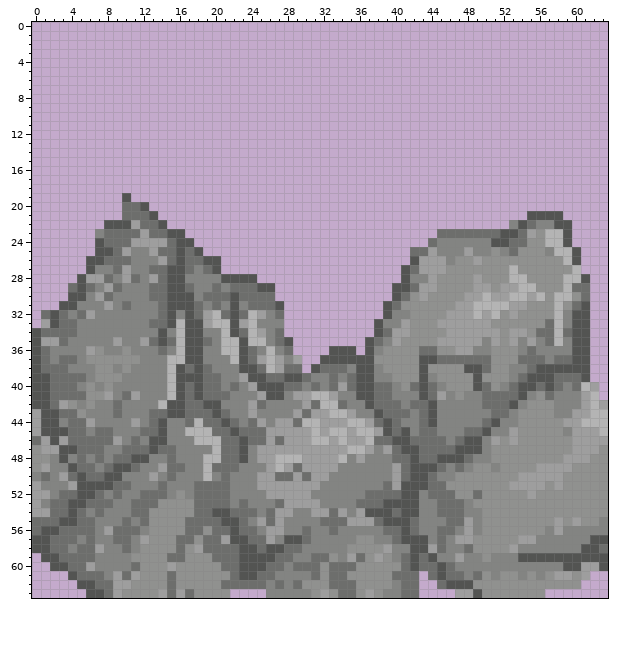
Two versions of one pixel-art sprite, src/resources/sprites/Rocks/roccia2.png. Above: the version before the commit.
The file is 64x64 pixels.
After the commit:
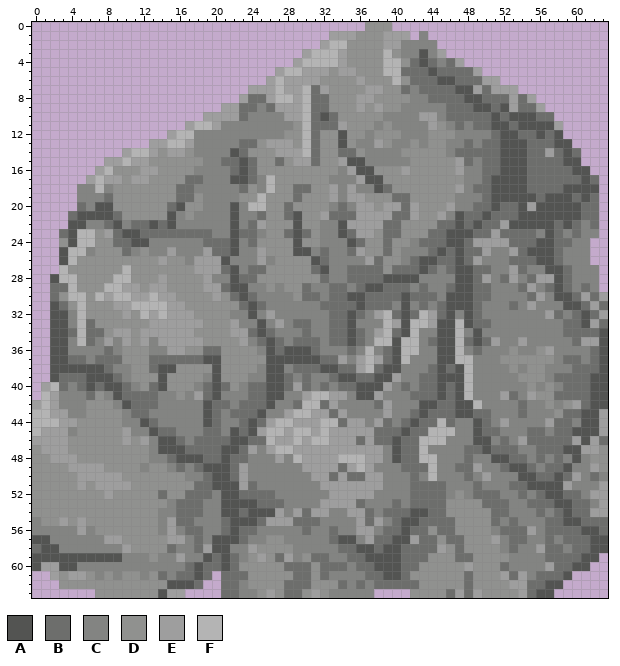
Palette (. is transparent): A #535452  B #6d6e6c  C #838482  D #90918f  E #9e9e9e  F #b4b4b4
Difference:
Changed rows in their new state; - is an unchanged pixel.
first column x 0:
 0 -------------------------------------DDD------------------------
 1 ---------------------------------EEEDDDEEE-C--------------------
 2 --------------------------------EFFDDDDEECCCC-------------------
 3 ------------------------------EFFFEDDDDFDCCACE------------------
 4 -----------------------------EFFFFEDDDDFFDBABCBE----------------
 5 ---------------------------EFFEEEDEEDDDFFBBBABBBBE--------------
 6 --------------------------EFEEEEDDDDEDDDFDBBBAABBBEE------------
 7 ------------------------EEEFEEFBEDDDDEEDDBCBBBBAAEBEEE----------
 8 -----------------------EBBEFFEFBBDDDEEDDDDCCBBBBAABBBEBE--------
 9 ---------------------EEBBCBEEEFBBDDDEDEDDCCCCCBBBAABAEBBE-------
10 -------------------EEEEBCCCCEEFBABDDDDDCCCCEECBBBBBABAAABB------
11 -----------------EFFECCCCCCCCDFBBBEDDDCDCCCCEDCBCBBAABAAAAE-----
12 ---------------EFFCCCCCCCCCCDDFBDDADDCDDDCCCDDDCCCCBAABBABA-----
13 -------------EEFFECCCCCBBDEEEDFBDDADCCEDCCDCDDCCBCBBAAABBBAA----
14 ----------EFFEDEEDCCCCABDDDEEEFBDDBBDCCCCDDDDDCBBBBBAAABBEBAB---
15 --------EEFEEDDDDDDCCBBABDDBDEEBDDEAACCCCCDDDDDEBCBBAAABBBBAA---
16 -------EFDDDEEDDDDCCCCBABDDDDDDDDDCEAADDDEDDDDDECCBBAAABBBBBAA--
17 ------EFEEDEEDDDDBBCCCAABCFDDDDDDCCCEAADDDDDDDDDCCBAAAABBBBBBAB-
18 -----CCFCDDDDDDDBBCCCCCBDCFDDBBDDECECCABDDDDDDDECBBAAAABBBBAAAA-
19 -----CCCBDDDDDDDBBDCCCCDDFDDDBDDDECEEDDDBBDDDDDCCCBAAAAABAAABAB-
20 -----BCAADDDDDDBADDCCCACFFDDBDDDDCBCEEDEEBEDDDECCBBABBAEAAAAABB-
21 ----BAAAABDDDDDACDCCCCACCBDDBADDEBBBEEEEBBEDDECABBABBBA----AABB-
22 ----AACCB-CB-ABACCCCCCACBEDDDADDCCAEEEEBBDDDDBBABABBEA-AAAB-BCB-
23 ---BAFFDE-AAB--BBBBBCCABBCDDBABDCCABEEDBBDDDB-AAA--EBB-BCABCBCC-
24 ---DAFFDD--AACCCCCCBBBACBDDDDADDCCCABDDBDDCB-BAABEEEE--BAABBCC--
25 ---AFFCDDDB-DCCECCCEBBACCEDDDAACBCCBEDDBDCCCBABABBEC-EBAAABCCC--
26 ---AFDDDDDDDDD-DDCEEEACCCECDDDDABCCCCEBDDCBAABBAB-CCCBBBAABCCC--
27 ---FDDDDDDFDDDDDDDEEEBACBBDDDDDBACCBBBBDBB-ABCBAABBCCEBCCAABCCC-
28 --AFFDDDDFFDDDEDDDDE-C-BBDDDDDDDBCCBBBBAA-A-CCCAABECBECBEEABCCC-
29 --BBFDDDFFEEDEEDDDDEEBAACCDCDDBCCBBCBAABBBCBCCBAABBCCCBECBABC-C-
30 --BDFFDFEFFEEFEEDDDDEDBA-CCCCDBBCBBAABBBBABBBCAAABBCCCCBECAABEBE
31 --ABDFDDDEEFFFFEEDDDDDDBA-CCCCCCBBBBABBBCACBCBAAABCCCBCECCCAABEB
32 -.-A-FDDDDEDFEFEEEDDDDCCACECCCCCCBBABCEFBABFEBACABCCCCCCCEB-B-BE
33 -.-ACFBDDDDDDEEEEEEDDDECCA-ECBBCCBBACCCFEAFFEAAFABBCCCCCCCCBB-EB
34 ..AA-FBBDEEDEEEEEEDDDDEEBABCCCBCCBBABCEFBAFCCAAFCACCCCCCCCC-BBBA
35 ..AA-FB-ECED-CEEEEEDDDDECBA-CBBBCBBABCFFAFFCBAAFBAB-CCEC-CC-BEEA
36 ..AA--CCB--DD-CEEDDBBDDDD-ABAAABCCCBCF-BAFFCCAAFCB-CC--CDE--CCBA
37 ..AA-BCBBB--DBBBBBBAADDDDDAAAAAABBECEFEBAFCCCAAFFCCC--DDDDC-BCBA
38 ..AAAAAAB-CDDBAADDDDADDDDCAAC-BBAA-BEFBAACCCBABAFCCCCD-DDCCCBBBA
39 ..A---AAAB-DDDADDDDCADDDCCAABC----AABBAAECCBBAAAFCCCC-DDDC---BAA
40 .EF-CBABAAB-DBADDDC-ABD-BB---EBCBCB---AE-BCB-ABAFCCC-CCDCDCB-BAA
41 .FECCCB-CA-BBB-CDCE-AC--BB---C----E---EC--BB-ABAF-CCE-CE-DBBBBAA
42 EFECC--DDCABBBCCCCC-BB-BB-A--BFFBEC--C-EC-CA-BBAAFCCCCBCC--DEBAA
43 FFEECCDDDD-BBCCCCCCABCBBBA--EFF--BEC--CECCBABBBAABBCC-BCCCDBBAAE
44 FFFEEDDDDD-CA-C--CCA-CCBABEFFEEEFFBEECEBCBA-BFB--A-CE-CCCEBBCAAE
45 FEEECDDDDDE-CABB-CCB-C--AEFF-FFEFEE-EEBB--B-FFF-CABB-CCBBCBBAAAE
46 E-E-DDDDDDEDEC-AB-BBB-A---FE-F----E-BE---B-FFF-CC-ACBCEBBBBB-A-B
47 ---EDDDDDDDDDCAAABBBBAABEC-FF------EE-ECABBFCCCCBBABBBCCBBBAA---
48 --EEEDDDDDDDD---AAABBA-B-CCEC------FFEE-A-BFFCCC---AABBCBCBCAC--
49 -DDDEEEEDDDD-DDC--BAAA-E--CCCC----BEFE--C-BBFC--BEC-BAABCBBACCE-
50 DDDDDEEEEEDDDDDDD--BAABE-CCCCCC--BEBBEE-CCBCF--CBCECCCAABBABECBC
51 DDDDDEDEEEEDDDDDDD--AAAEBCCCCCCCEEEEEEECCCBB--CCCBCCCBBAAAAECCCE
52 DDDDDDDDEDDDDD-D-B--CAABBBBCCCC--EEEEECCCCBB--C-C-BBCCBCBAABBCEE
53 DDDDDDDDDDDDDD-CBB-CCAAAABB-CCCCEEEE-CCCBCBBB-DDD-BBBCCBBBAABBCE
54 DDDDDDDDDDDDD-CCBB-CC-A-AAA-CEB--CCE-BCB-B-AB-DDDD-BBCCCBCBABBEE
55 CDDEDEDDDDDDD-CEB-CCCB-AABE-EBBBCCCC-BECB-ABBB-DDD-BCBCCCBBAABBB
56 CCCCCECDDDDDD-CEC--CC-----CC--------EE-----BD--DDD-CBBBECBBBBAAB
57 --CCC-C-EEDDD--EECBCAA-BCCDDCCC--BAACEBBA-EBBDBBD--ECBBC-B-BBB--
58 B-AC-CCC--ED---BCCBEAACCEDDDDC----BBAABAABBBBEDBD---CB--EBB-BB-A
59 A--AAAAAAA-CC-CCECCA-A-CDED-E-D--C-B-AAAA-B-DDDBBD-DD-CCCBBBB--.
60 AEE-ACC----CCCCCCBABBA-DDDDDB--DB--CBBAAA-BDDDDDEDDDB----EBB-A..
61 --EDEEDCDCDDC-BCBBAB.B-BDDDDDBBDBCCCCBBAA-DDDDDDBD-DEBECBBBA..--
62 ---DDDDDDDD----AAAB..--CDDDDB-B--D-CBCBBB--DDDDDB----EEBBAA..---
63 ------.DDD----AE-....BBCCDEDBBDEDCCCCC....DDDDB-BE----EBAA------
Boxes around the changes in both pictures, in picture pixels (x1, y1, x2, y2):
changed: (32, 22, 608, 598)
